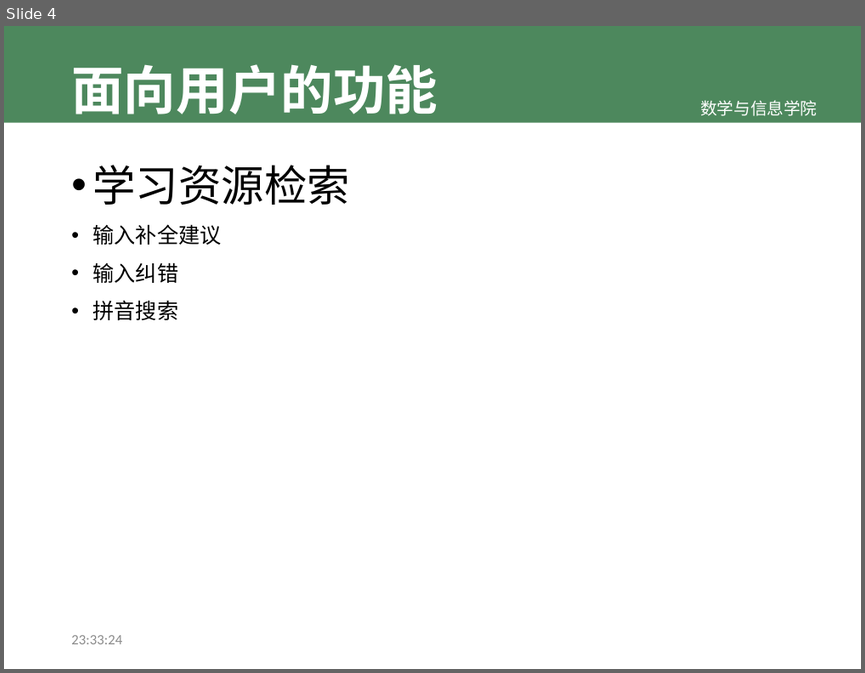
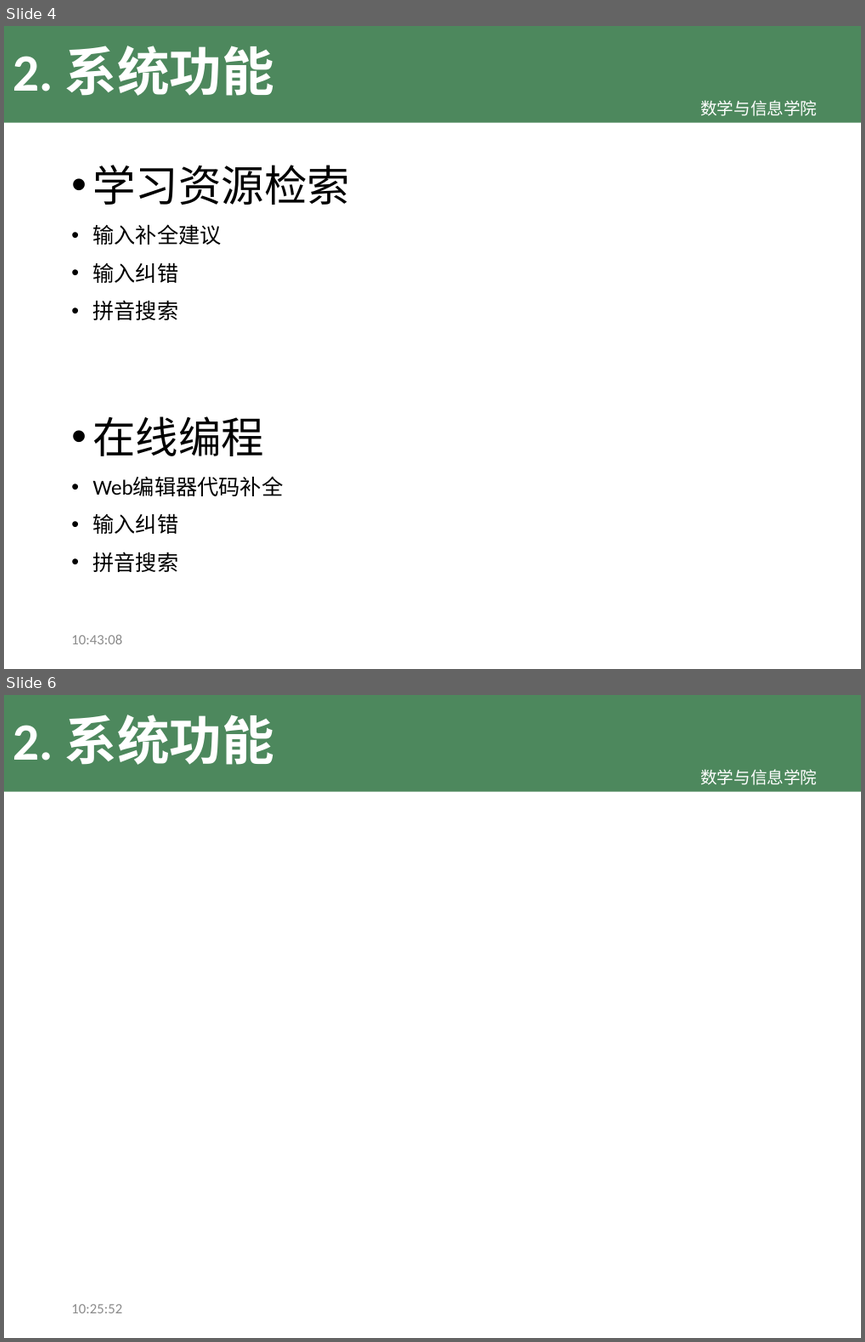
Before and after one commit to TeslaCN/graduation, a slide deck: 基于Scrapy框架的计算机专业学习资源网站_吴伟杰.pptx. Shown one above the other, each under a label of ours: slide 4 before the commit, slides 4 and 6 after it; the slides between them are not shown. The pictures are 865x673 and 865x1342 pixels, drawn with LibreOffice and Linux fonts; fonts in the diff are those of the drawing; background and template pictures are left out. Boxes give left, top, right and bottom in pixels: in the first picture for what was removed or moved away, otherwise in the second. Text is boxed around its words. In the diff, an @@ line names an element or a change of style, - is before the commit and + after.

Commit message:
完善目录; 编写系统功能

```diff
--- a/基于Scrapy框架的计算机专业学习资源网站_吴伟杰.pptx
+++ b/基于Scrapy框架的计算机专业学习资源网站_吴伟杰.pptx
@@ slide 6 added at <box>4,695,861,1338</box>, background #FFFFFF; not listed: 2 template elements that a slide beside it also shows @@
@@ title added at <box>12,715,274,765</box>, 44 pt, text #FFFFFF, bold @@
+2. 系统功能
@@ text added at <box>71,1304,122,1313</box>, 12 pt, text #8C8C8C @@
+10:25:52
@@ slide 4 changed as well @@
@@ title at <box>12,46,274,96</box>: text changed @@
-面向用户的功能
+2. 系统功能
@@ text at <box>93,416,284,572</box>: paragraphs added @@
+• 在线编程
+• Web编辑器代码补全
+• 输入纠错
+• 拼音搜索
@@ text at <box>71,634,122,644</box>: text changed @@
-23:33:24
+10:43:08
```
Also in this commit, not shown: 5 other slides changed, 2 other slides added, 4 slides removed.
